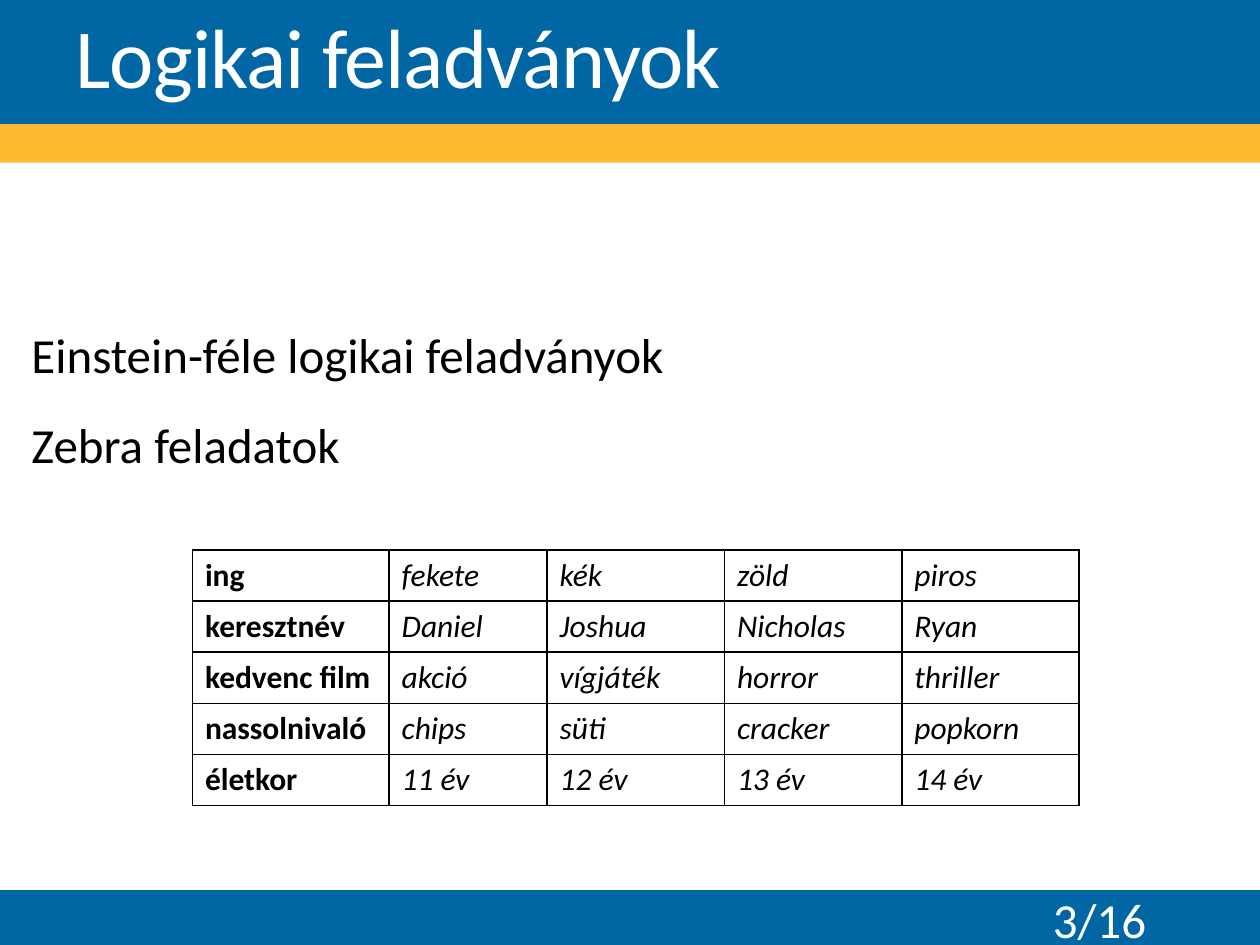
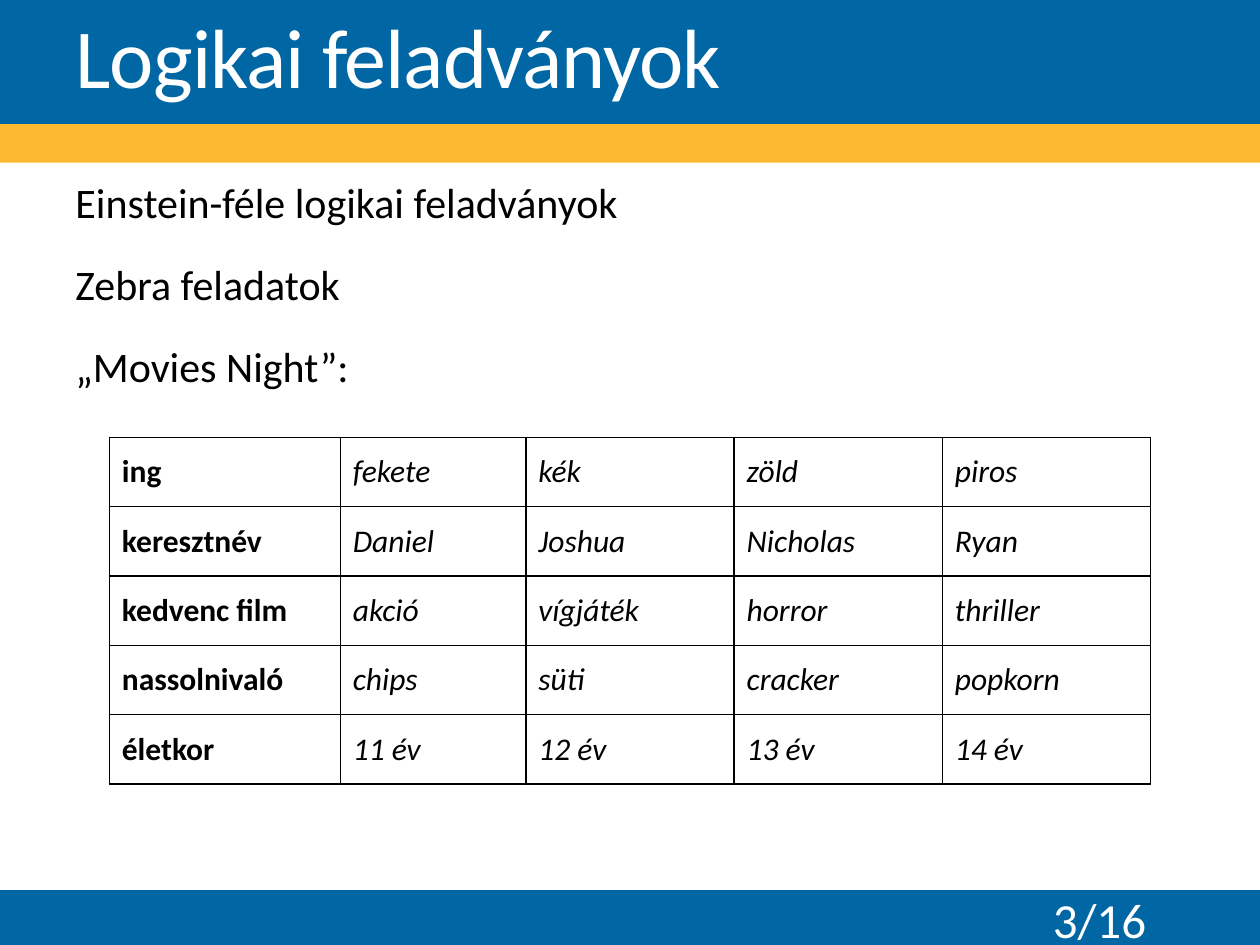
Before and after one commit to Teaching-projects/SZE-Peku221b, a slide deck: slide 3 of CP_Dolgozat/Előadás/Logikai feladványok megoldása korlátprogramozással.pptx. Drawn at 1260x945 pixels with LibreOffice and Linux fonts; fonts in the diff are those of the drawing; background and template pictures are left out. Boxes give left, top, right and bottom in pixels: in the first picture for what was removed or moved away, otherwise in the second. Text is boxed around its words. In the diff, an @@ line names an element or a change of style, - is before the commit and + after.

```diff
--- a/CP_Dolgozat/Előadás/Logikai feladványok megoldása korlátprogramozással.pptx
+++ b/CP_Dolgozat/Előadás/Logikai feladványok megoldása korlátprogramozással.pptx
@@ text "Einstein-féle logikai feladványok": place and size @@
-text "Einstein-féle logikai feladványok" at bbox=[31, 339, 664, 464]
+text "Einstein-féle logikai feladványok" at bbox=[75, 188, 618, 390]
@@ text at bbox=[75, 188, 618, 301]: size 28 to 24 pt in "Einstein-féle logikai feladványok", "Zebra feladatok" @@
@@ text at bbox=[75, 352, 348, 390]: paragraph added @@
+„Movies Night”:
@@ table: place and size @@
-table at bbox=[193, 551, 1080, 806]
+table at bbox=[110, 437, 1149, 784]
```
Also in this commit, not shown: 9 other slides changed, 1 other file.
